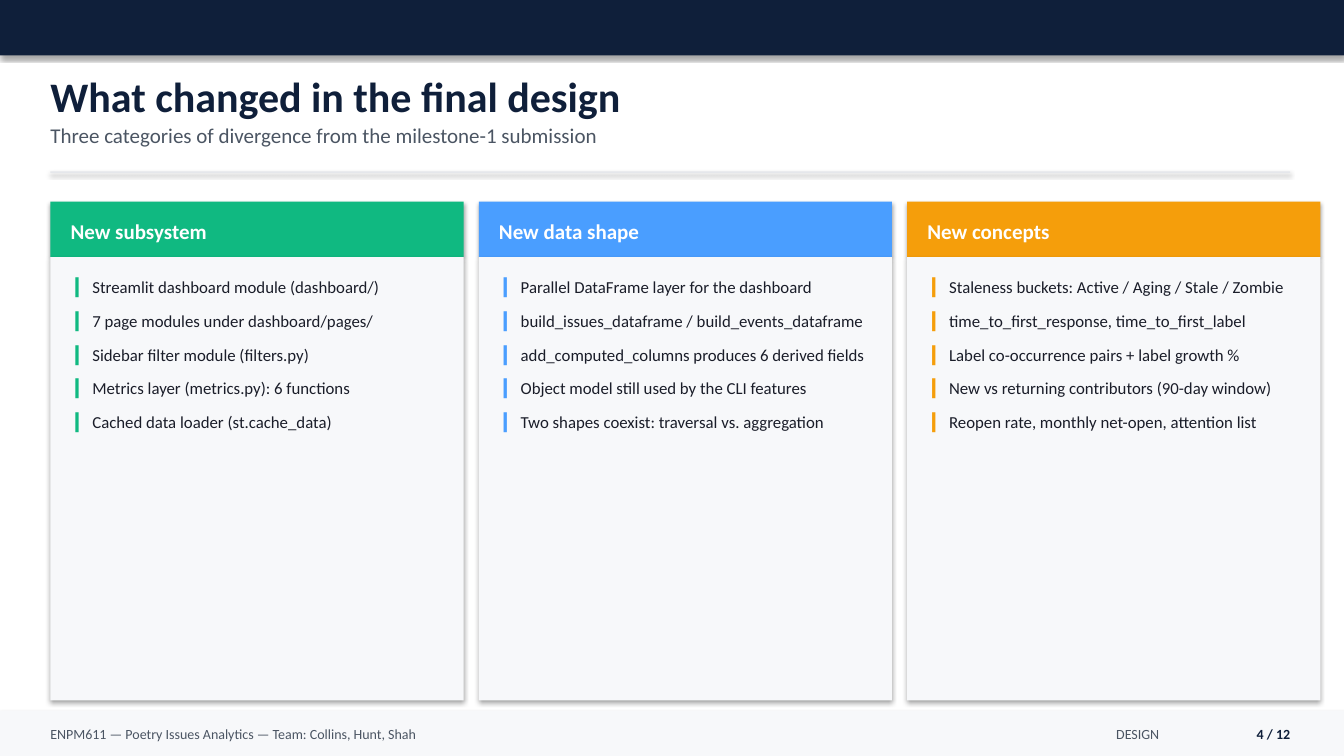
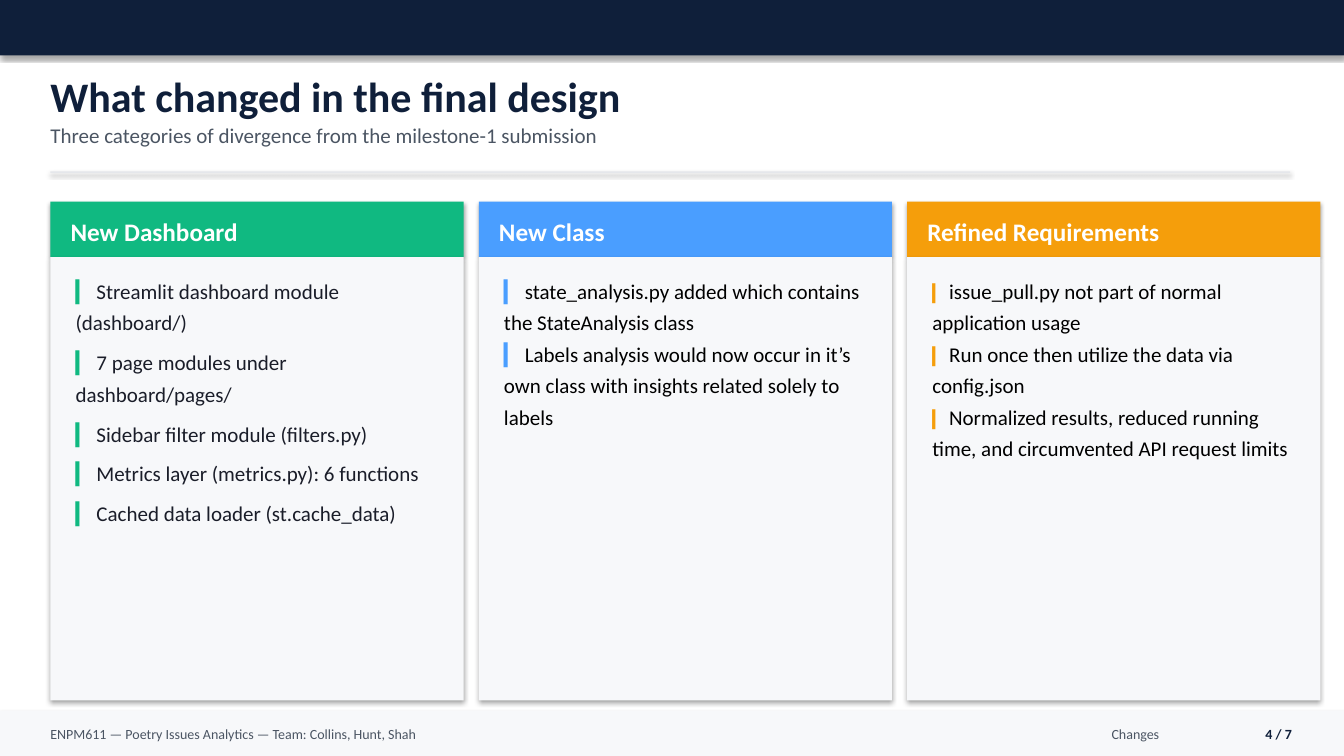
Before and after one commit to shivshahh/enpm611-project, a slide deck: slide 5 of presentation/ENPM611_Final_Presentation.pptx (slide 4 before the commit). Drawn at 1344x756 pixels with LibreOffice and Linux fonts; fonts in the diff are those of the drawing. Boxes give left, top, right and bottom in pixels: in the first picture for what was removed or moved away, otherwise in the second. Text is boxed around its words. In the diff, an @@ line names an element or a change of style, - is before the commit and + after.

```diff
--- a/presentation/ENPM611_Final_Presentation.pptx
+++ b/presentation/ENPM611_Final_Presentation.pptx
@@ text at bbox=[71, 223, 237, 241]: text changed; size 15 to 18 pt @@
-New subsystem
+New Dashboard
@@ text at bbox=[499, 223, 605, 241]: text changed; size 15 to 18 pt @@
-New data shape
+New Class
@@ text at bbox=[927, 223, 1159, 245]: text changed; size 15 to 18 pt @@
-New concepts
+Refined Requirements
@@ text "▎ Streamlit dashboard module (dashboard/)" at bbox=[76, 284, 418, 524]: size 12 to 15 pt; less space between paragraphs @@
@@ text at bbox=[504, 284, 860, 425]: text changed; size 12 to 15 pt; text colour #1A1D29 to #000000 @@
-▎ Parallel DataFrame layer for the dashboard
-▎ build_issues_dataframe / build_events_dataframe
-▎ add_computed_columns produces 6 derived fields
-▎ Object model still used by the CLI features
-▎ Two shapes coexist: traversal vs. aggregation
+▎ state_analysis.py added which contains the StateAnalysis class
+▎ Labels analysis would now occur in it’s own class with insights related solely to labels
@@ text at bbox=[932, 284, 1287, 460]: text changed; size 12 to 15 pt; text colour #1A1D29 to #000000 @@
-▎ Staleness buckets: Active / Aging / Stale / Zombie
-▎ time_to_first_response, time_to_first_label
-▎ Label co-occurrence pairs + label growth %
-▎ New vs returning contributors (90-day window)
-▎ Reopen rate, monthly net-open, attention list
+▎ issue_pull.py not part of normal application usage
+▎ Run once then utilize the data via config.json
+▎ Normalized results, reduced running time, and circumvented API request limits
@@ text at bbox=[1112, 729, 1160, 742]: text changed @@
-DESIGN
+Changes
@@ text at bbox=[1265, 730, 1292, 739]: text changed @@
-4 / 12
+4 / 7
```
Also in this commit, not shown: 4 other slides changed, 4 slides added, 7 slides removed.
